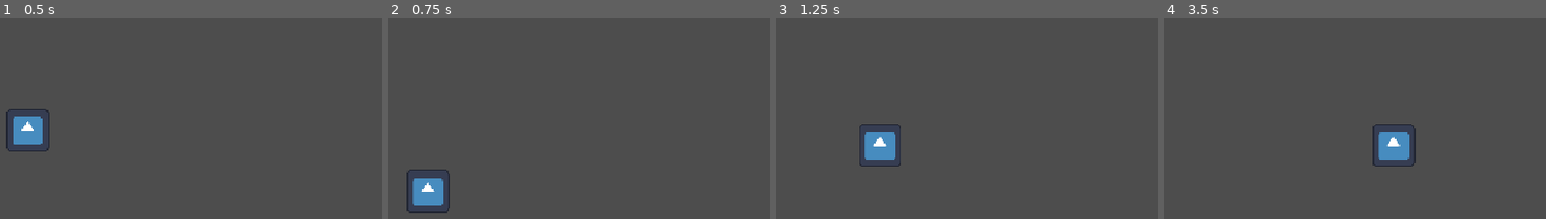
Above: before the commit, frames 1-4 (left to right).
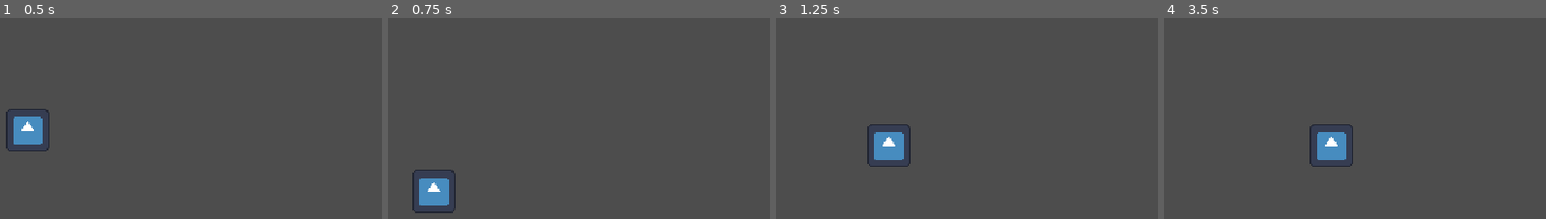
Above: after the commit, the same moments.

Repository: Maxington20/celeste-clone
Game: Godot game, scene res://scenes/levels/test_level.tscn
Same seed, same stepped clock (60 frames per second), same inputs: the game is played once before the commit and once after it. The project has no main scene, so this scene is started directly. The engine's default icon, where the game draws it, is replaced by a stand-in: a white triangle on a blue panel in a dark square.
Inputs:
- Up to frame 1 (0.5 s): no input
- Up to frame 2 (0.75 s): hold D (move_right) from 0.53 s (still down)
- Up to frame 3 (1.25 s): keep holding D (move_right); tap Space (jump) at 0.77 s
- Up to frame 4 (3.5 s): tap Space (jump) at 1.52, 3.02 s; release D (move_right) at 2.03 s; hold A (move_left) 2.03-2.78 s; hold D (move_right) from 2.78 s (still down)

Frame 1 is identical in both runs. In frame 2, 0.9% of the frame differs, in the area x 4-18%, y 75-98%; in frame 3, 1.1%; in frame 4, 2.8%, in the area x 38-66%, y 52-75%.

Commit message:
wall jumping tweaked.

Diff:
--- a/scenes/player/player.gd
+++ b/scenes/player/player.gd
@@ -6,7 +6,7 @@
 const JUMP_VELOCITY := -600.0
 const ACCELERATION := 150
 const DECELERATION := 500
-const AIR_ACCELERATION := 1000.0
+const AIR_ACCELERATION := 1500.0
 const COYOTE_TIME := 0.1
 const JUMP_BUFFER_TIME := 0.1
 const WALL_SLIDE_SPEED := 250.0
